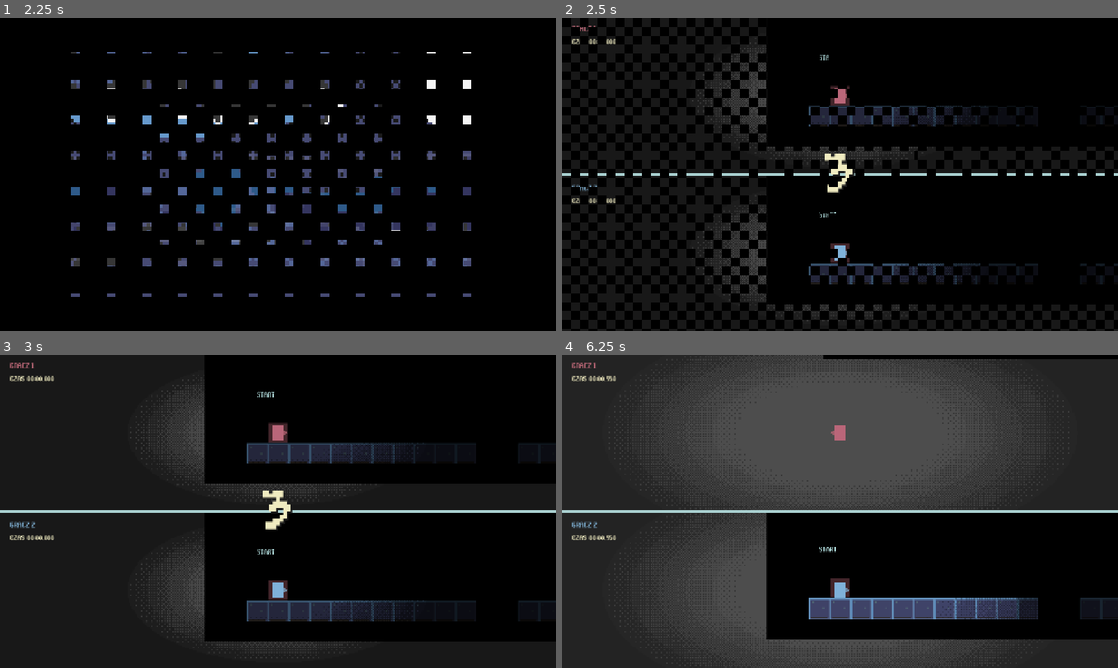
Above: before the commit, frames 1-4 (two rows, left to right).
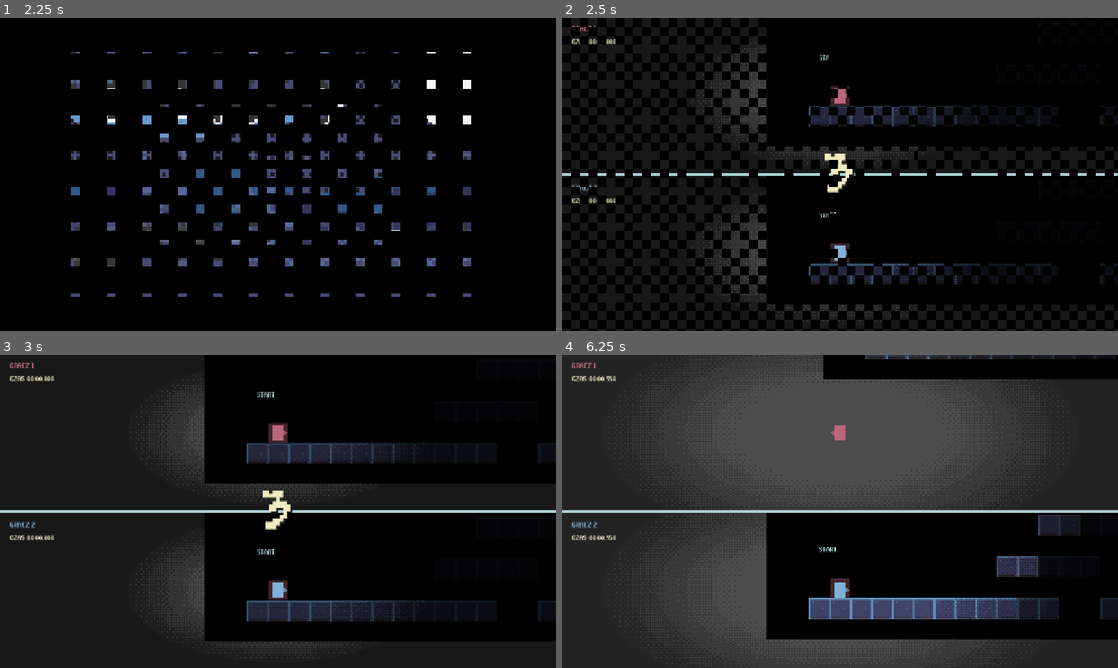
Above: after the commit, the same moments.

Repository: ketr4x/Haven
Game: Godot game, scene res://scenes/game/race.tscn
The game is run twice, just before and just after one commit, with the same random seed, the same clock (stepped at 60 frames per second) and the same inputs. Sound files missing from this copy of the repository are replaced by a short silence.
Inputs (mouse positions are in pixels of both pictures, inside the frame that each line leads up to):
- Up to frame 1 (2.25 s): tap Enter (ui_accept) at 0.5, 2 s; move the mouse to (400, 158) at 0.52 s; hold D (p1_right) 0.53-1.25 s; hold N (new_seed) 0.53-1.25 s; click (400, 158) at 0.67 s; tap W (p1_jump) at 0.77 s; drag from (166, 190) to (250, 237) at 1.27 s; move the mouse to (333, 105) at 2.02 s; hold D (p1_right) from 2.03 s (still down); tap Left (p2_left) at 2.1 s
- Up to frame 2 (2.5 s): keep holding D (p1_right)
- Up to frame 3 (3 s): release D (p1_right) at 2.75 s; drag from (250, 574) to (111, 464) at 2.77 s
- Up to frame 4 (6.25 s): move the mouse to (1006, 558) at 3.52 s; hold A (p1_left) 3.53-4.25 s; hold Down (p2_shout) 3.53-4.25 s; tap W (p1_jump) at 3.77 s; tap R (restart) at 4.15, 4.25 s; drag from (673, 464) to (756, 433) at 4.27 s; tap Enter (ui_accept) at 5 s; move the mouse to (867, 511) at 5.02 s; hold A (p1_left) 5.03-5.75 s; hold E (p1_shout) 5.03-5.75 s; click (867, 511) at 5.17 s; drag from (756, 433) to (728, 527) at 5.77 s

Frame 1 is identical in both runs. In frame 2, less than 0.1% of the frame differs, in the area x 85-97%, y 28-86%; in frame 3, 0.1%; in frame 4, 5.4%, in the area x 47-100%, y 0-85%.

Commit message:
feat(terrain): add breakable walls responsive to shout waves

Diff:
--- a/scenes/effects/audio_feedback.tscn
+++ b/scenes/effects/audio_feedback.tscn
@@ -9,6 +9,7 @@
 [ext_resource type="AudioStream" path="res://assets/audio/wave_bounce.wav" id="7_bounce"]
 [ext_resource type="AudioStream" path="res://assets/audio/echo_return.wav" id="8_return"]
 [ext_resource type="AudioStream" path="res://assets/audio/finish.wav" id="9_finish"]
+[ext_resource type="AudioStream" path="res://assets/audio/wall_break.wav" id="10_break"]
 
 [node name="AudioFeedback" type="Node"]
 script = ExtResource("1_script")
@@ -44,3 +45,7 @@
 [node name="Finish" type="AudioStreamPlayer" parent="."]
 stream = ExtResource("9_finish")
 volume_db = -5.0
+
+[node name="WallBreak" type="AudioStreamPlayer" parent="."]
+stream = ExtResource("10_break")
+volume_db = -6.0
--- a/scenes/game/generator_lab.tscn
+++ b/scenes/game/generator_lab.tscn
@@ -29,6 +29,8 @@
 [ext_resource type="PackedScene" path="res://scenes/levels/chunks/chunk_double_floor_gap.tscn" id="30_double_floor_gap"]
 [ext_resource type="PackedScene" path="res://scenes/levels/chunks/chunk_dead_end_balcony.tscn" id="31_dead_end_balcony"]
 [ext_resource type="PackedScene" path="res://scenes/levels/chunks/chunk_dead_end_well.tscn" id="32_dead_end_well"]
+[ext_resource type="PackedScene" path="res://scenes/levels/chunks/chunk_break_through.tscn" id="33_break_through"]
+[ext_resource type="PackedScene" path="res://scenes/levels/chunks/chunk_wall_blast.tscn" id="34_wall_blast"]
 [ext_resource type="PackedScene" path="res://scenes/levels/chunks/chunk_finish.tscn" id="12_finish"]
 
 [node name="GeneratorLab" type="Node2D"]
@@ -44,7 +46,7 @@
 position = Vector2(120, 650)
 script = ExtResource("2_generator")
 start_chunk = ExtResource("4_start")
-traversal_chunks = Array[PackedScene]([ExtResource("5_flat") …(713 unchanged characters)… lcony"), ExtResource("32_dead_end_well")])
+traversal_chunks = Array[PackedScene]([ExtResource("5_flat") …(713 unchanged characters)… lcony"), ExtResource("32_dead_end_well"), ExtResource("33_break_through"), ExtResource("34_wall_blast")])
 safe_fallback_chunk = ExtResource("5_flat")
 finish_chunk = ExtResource("12_finish")
 traversal_count = 5
--- a/scenes/game/player_world.tscn
+++ b/scenes/game/player_world.tscn
@@ -30,6 +30,8 @@
 [ext_resource type="PackedScene" path="res://scenes/levels/chunks/chunk_double_floor_gap.tscn" id="31_double_floor_gap"]
 [ext_resource type="PackedScene" path="res://scenes/levels/chunks/chunk_dead_end_balcony.tscn" id="32_dead_end_balcony"]
 [ext_resource type="PackedScene" path="res://scenes/levels/chunks/chunk_dead_end_well.tscn" id="33_dead_end_well"]
+[ext_resource type="PackedScene" path="res://scenes/levels/chunks/chunk_break_through.tscn" id="34_break_through"]
+[ext_resource type="PackedScene" path="res://scenes/levels/chunks/chunk_wall_blast.tscn" id="35_wall_blast"]
 [ext_resource type="PackedScene" path="res://scenes/levels/chunks/chunk_finish.tscn" id="13_finish"]
 [ext_resource type="PackedScene" path="res://scenes/effects/sound_wave.tscn" id="11_wave"]
 [ext_resource type="PackedScene" path="res://scenes/effects/reveal_ring.tscn" id="12_ring"]
@@ -51,7 +53,7 @@
 position = Vector2(120, 650)
 script = ExtResource("2_generator")
 start_chunk = ExtResource("5_start")
-traversal_chunks = Array[PackedScene]([ExtResource("6_flat") …(704 unchanged characters)… lcony"), ExtResource("33_dead_end_well")])
+traversal_chunks = Array[PackedScene]([ExtResource("6_flat") …(704 unchanged characters)… lcony"), ExtResource("33_dead_end_well"), ExtResource("34_break_through"), ExtResource("35_wall_blast")])
 safe_fallback_chunk = ExtResource("6_flat")
 finish_chunk = ExtResource("13_finish")
 traversal_count = 15
--- /dev/null
+++ b/scenes/levels/chunks/chunk_break_through.tscn
@@ -0,0 +1,27 @@
+[gd_scene load_steps=4 format=3]
+
+[ext_resource type="Script" path="res://scripts/generator/course_chunk.gd" id="1_chunk"]
+[ext_resource type="TileSet" path="res://resources/tiles/terrain_tileset.tres" id="2_tiles"]
+[ext_resource type="PackedScene" path="res://scenes/terrain/breakable_wall.tscn" id="3_wall"]
+
+[node name="ChunkBreakThrough" type="Node2D"]
+script = ExtResource("1_chunk")
+chunk_id = &"break_through"
+difficulty = 1
+min_width = 384.0
+max_width = 384.0
+requires_shout = true
+terrain_features = Array[StringName]([&"breakable_wall"])
+terrain_cells = Array[Vector2i]([Vector2i(0, 0), Vector2i(1, 0), Vector2i(2, 0), Vector2i(3, 0), Vector2i(4, 0), Vector2i(5, 0), Vector2i(6, 0), Vector2i(7, 0), Vector2i(2, -3), Vector2i(3, -3), Vector2i(4, -3), Vector2i(5, -3)])
+
+[node name="EntryMarker" type="Marker2D" parent="."]
+
+[node name="ExitMarker" type="Marker2D" parent="."]
+position = Vector2(384, 0)
+
+[node name="Terrain" type="TileMapLayer" parent="."]
+position = Vector2(-24, -24)
+tile_set = ExtResource("2_tiles")
+
+[node name="BreakableWall" parent="." instance=ExtResource("3_wall")]
+position = Vector2(192, -72)
--- /dev/null
+++ b/scenes/levels/chunks/chunk_wall_blast.tscn
@@ -0,0 +1,26 @@
+[gd_scene load_steps=4 format=3]
+
+[ext_resource type="Script" path="res://scripts/generator/course_chunk.gd" id="1_chunk"]
+[ext_resource type="TileSet" path="res://resources/tiles/terrain_tileset.tres" id="2_tiles"]
+[ext_resource type="PackedScene" path="res://scenes/terrain/breakable_wall.tscn" id="3_wall"]
+
+[node name="ChunkWallBlast" type="Node2D"]
+script = ExtResource("1_chunk")
+chunk_id = &"wall_blast"
+difficulty = 2
+min_width = 768.0
+max_width = 768.0
+terrain_features = Array[StringName]([&"breakable_wall", &"branching_paths"])
+terrain_cells = Array[Vector2i]([Vector2i(0, 0), Vector2i(1, 0), Vector2i(2, 0), Vector2i(3, 0), Vector2i(4, 0), Vector2i(5, 0), Vector2i(6, 0), Vector2i(7, 0), Vector2i(8, 0), Vector2i(9, 0), Vector2i(10, 0), Vector2i(11, 0), Vector2i(12, 0), Vector2i(13, 0), Vector2i(14, 0), Vector2i(15, 0), Vector2i(7, -3), Vector2i(8, -3), Vector2i(9, -3), Vector2i(3, -2), Vector2i(4, -2), Vector2i(12, -2), Vector2i(13, -2)])
+
+[node name="EntryMarker" type="Marker2D" parent="."]
+
+[node name="ExitMarker" type="Marker2D" parent="."]
+position = Vector2(768, 0)
+
+[node name="Terrain" type="TileMapLayer" parent="."]
+position = Vector2(-24, -24)
+tile_set = ExtResource("2_tiles")
+
+[node name="BreakableWall" parent="." instance=ExtResource("3_wall")]
+position = Vector2(384, -72)
--- /dev/null
+++ b/scenes/terrain/breakable_wall.tscn
@@ -0,0 +1,41 @@
+[gd_scene load_steps=3 format=3]
+
+[ext_resource type="Script" path="res://scripts/terrain/breakable_wall.gd" id="1_wall"]
+
+[sub_resource type="RectangleShape2D" id="RectangleShape2D_wall"]
+size = Vector2(48, 96)
+
+[node name="BreakableWall" type="StaticBody2D"]
+collision_layer = 1
+collision_mask = 0
+script = ExtResource("1_wall")
+
+[node name="CollisionShape2D" type="CollisionShape2D" parent="."]
+shape = SubResource("RectangleShape2D_wall")
+
+[node name="Body" type="Polygon2D" parent="."]
+polygon = PackedVector2Array(-24, -48, 24, -48, 24, 48, -24, 48)
+color = Color(0.180392, 0.2, 0.258824, 1)
+
+[node name="Cracks" type="Polygon2D" parent="."]
+polygon = PackedVector2Array(-8, -45, 2, -22, -15, 0, 4, 22, -8, 45, 0, 45, 10, 24, -4, 0, 7, -23, -5, -45)
+color = Color(0.980392, 0.619608, 0.25098, 0.95)
+
+[node name="DebrisParticles" type="CPUParticles2D" parent="."]
+emitting = false
+amount = 22
+lifetime = 0.55
+one_shot = true
+explosiveness = 0.95
+randomness = 0.4
+lifetime_randomness = 0.3
+emission_shape = 3
+emission_rect_extents = Vector2(18, 40)
+direction = Vector2(1, -0.2)
+spread = 75.0
+gravity = Vector2(0, 680)
+initial_velocity_min = 140.0
+initial_velocity_max = 280.0
+scale_amount_min = 2.5
+scale_amount_max = 5.5
+color = Color(0.980392, 0.619608, 0.25098, 1)
--- a/scripts/effects/audio_feedback.gd
+++ b/scripts/effects/audio_feedback.gd
@@ -11,12 +11,14 @@
 @onready var _wave_bounce: AudioStreamPlayer = $WaveBounce
 @onready var _echo_return: AudioStreamPlayer = $EchoReturn
 @onready var _finish: AudioStreamPlayer = $Finish
+@onready var _wall_break: AudioStreamPlayer = $WallBreak
 
 var _bounce_cooldown_remaining: float = 0.0
 
 func _exit_tree() -> void:
-	for player in [_footstep, _land, _jump, _wall_jump, _shout, _wave_bounce, _echo_return, _finish]:
-		player.stop()
+	for player in [_footstep, _land, _jump, _wall_jump, _shout, _wave_bounce, _echo_return, _finish, _wall_break]:
+		if player != null:
+			player.stop()
 
 
 func _process(delta: float) -> void:
@@ -56,3 +58,8 @@
 
 func play_finish() -> void:
 	_finish.play()
+
+
+func play_wall_break() -> void:
+	if _wall_break != null:
+		_wall_break.play()
--- a/scripts/effects/sonar_grid.gd
+++ b/scripts/effects/sonar_grid.gd
@@ -4,12 +4,14 @@
 signal tile_illuminated(world_cell: Vector2i, tile_kind: int, light_level: float)
 signal wave_bounced(world_position: Vector2, normal: Vector2, bounce_count: int)
 signal wave_absorbed(world_position: Vector2)
+signal wall_broken(world_position: Vector2, world_cell: Vector2i)
 
 enum TileKind {
 	SAFE = 0,
 	HAZARD = 1,
 	BOUNCE_PAD = 2,
 	ABSORBER = 3,
+	BREAKABLE = 4,
 }
 
 enum PulseKind {
@@ -63,6 +65,7 @@
 @export var hazard_tile_color: Color = Color(0.75, 0.41, 0.47, 1.0)
 @export var bounce_pad_tile_color: Color = Color(0.94, 0.92, 0.75, 1.0)
 @export var absorber_tile_color: Color = Color(0.28, 0.29, 0.45, 1.0)
+@export var breakable_tile_color: Color = Color(0.98, 0.62, 0.25, 1.0)
 @export var player_accent_color: Color = Color(0.76, 0.95, 0.95, 1.0)
 
 var grid_origin: Vector2 = Vector2.ZERO
@@ -120,6 +123,8 @@
 			for child in chunk.get_children():
 				if child is StaticBody2D and child.is_in_group(&"sound_absorber"):
 					_register_static_body_cells(generator, child as StaticBody2D, TileKind.ABSORBER, false)
+				elif child is StaticBody2D and child.is_in_group(&"breakable_wall"):
+					_register_static_body_cells(generator, child as StaticBody2D, TileKind.BREAKABLE, false, child)
 
 	var roof := generator.get_node_or_null("Roof") as TileMapLayer
 	if roof != null:
@@ -139,9 +144,13 @@
 		var body := body_variant as StaticBody2D
 		if body == null:
 			continue
-		var kind := TileKind.ABSORBER if body.is_in_group(&"sound_absorber") else TileKind.SAFE
+		var kind := TileKind.SAFE
+		if body.is_in_group(&"sound_absorber"):
+			kind = TileKind.ABSORBER
+		elif body.is_in_group(&"breakable_wall"):
+			kind = TileKind.BREAKABLE
 		var is_floor := body.global_position.y >= floor_y_threshold
-		_register_static_body_cells(null, body, kind, is_floor)
+		_register_static_body_cells(null, body, kind, is_floor, body if kind == TileKind.BREAKABLE else null)
 	queue_redraw()
 
 
@@ -332,11 +341,25 @@
 				wave_absorbed.emit(impact_pos)
 				return false
 
+			if hit_kind == TileKind.BREAKABLE:
+				var pulse_kind := int(ray.get("pulse_kind", PulseKind.RUN))
+				if pulse_kind == PulseKind.SCREAM:
+					_break_wall_at_cell(next_cell, impact_pos, velocity.normalized())
+					_spawn_impact_ripple(impact_pos, breakable_tile_color, 12.0, normal)
+					ray["position"] = next_pos
+					continue
+				else:
+					var wall_node = hit_tile.get("wall_node")
+					if wall_node != null and is_instance_valid(wall_node) and wall_node.has_method("pulse_resonance"):
+						wall_node.pulse_resonance()
+
 			ray["bounce_count"] = bounce_count
 			velocity = velocity.bounce(normal)
 			if hit_kind == TileKind.BOUNCE_PAD:
 				velocity *= 1.12
 				ray["remaining_lifetime"] = float(ray["remaining_lifetime"]) * 0.92
+			elif hit_kind == TileKind.BREAKABLE:
+				ray["remaining_lifetime"] = float(ray["remaining_lifetime"]) * (1.0 - bounce_energy_loss * 0.8)
 			else:
 				ray["remaining_lifetime"] = float(ray["remaining_lifetime"]) * (1.0 - bounce_energy_loss)
 
@@ -598,6 +621,8 @@
 			return bounce_pad_tile_color
 		TileKind.ABSORBER:
 			return absorber_tile_color
+		TileKind.BREAKABLE:
+			return breakable_tile_color
 		_:
 			return safe_tile_color
 
@@ -623,7 +648,7 @@
 	return TileKind.SAFE
 
 
-func _register_cell(world_cell: Vector2i, kind: int, is_floor: bool) -> void:
+func _register_cell(world_cell: Vector2i, kind: int, is_floor: bool, wall_node: Node = null) -> void:
 	var initial_light := floor_min_light_level if is_floor else 0.0
 	var base_color := _base_color_for_kind(kind)
 	tiles[world_cell] = {
@@ -631,6 +656,7 @@
 		"last_hit_color": base_color,
 		"kind": kind,
 		"is_floor": is_floor,
+		"wall_node": wall_node,
 	}
 
 
@@ -638,7 +664,8 @@
 	generator: CourseGenerator,
 	body: StaticBody2D,
 	kind: int,
-	is_floor: bool
+	is_floor: bool,
+	wall_node: Node = null
 ) -> void:
 	var shape_node := body.get_node_or_null("CollisionShape2D") as CollisionShape2D
 	if shape_node == null or shape_node.shape == null:
@@ -657,4 +684,24 @@
 	var max_cell_y := floori((max_pos.y + HALF_GRID - 0.01) / GRID_SIZE)
 	for cx in range(min_cell_x, max_cell_x + 1):
 		for cy in range(min_cell_y, max_cell_y + 1):
-			_register_cell(Vector2i(cx, cy), kind, is_floor)
+			_register_cell(Vector2i(cx, cy), kind, is_floor, wall_node)
+
+
+func _break_wall_at_cell(world_cell: Vector2i, impact_pos: Vector2, impact_dir: Vector2) -> void:
+	if not tiles.has(world_cell):
+		return
+	var hit_tile: Dictionary = tiles[world_cell]
+	var wall_node = hit_tile.get("wall_node")
+	if wall_node != null and is_instance_valid(wall_node):
+		if wall_node.has_method("break_wall"):
+			wall_node.break_wall(impact_dir)
+		var to_remove: Array[Vector2i] = []
+		for cell in tiles.keys():
+			if tiles[cell].get("wall_node") == wall_node:
+				to_remove.append(cell)
+		for cell in to_remove:
+			tiles.erase(cell)
+	else:
+		tiles.erase(world_cell)
+	wall_broken.emit(impact_pos, world_cell)
+	queue_redraw()
--- a/scripts/effects/sound_wave.gd
+++ b/scripts/effects/sound_wave.gd
@@ -3,6 +3,7 @@
 
 signal bounced(position: Vector2, normal: Vector2, bounce_count: int)
 signal absorbed(position: Vector2)
+signal wall_broken(position: Vector2)
 signal returned_to_owner(player: RezonansPlayer, captured_loudness: float, pulse_id: int)
 signal expired
 
@@ -48,6 +49,17 @@
 			queue_free()
 			return
 
+		if collider and collider.is_in_group(&"breakable_wall"):
+			if captured_loudness >= 90.0:
+				if collider.has_method("break_wall"):
+					collider.break_wall(velocity.normalized())
+				wall_broken.emit(collision_position)
+				expired.emit()
+				queue_free()
+				return
+			elif collider.has_method("pulse_resonance"):
+				collider.pulse_resonance()
+
 		bounce_count += 1
 		var normal := collision.get_normal()
 		velocity = velocity.bounce(normal)
--- a/scripts/game/player_world.gd
+++ b/scripts/game/player_world.gd
@@ -71,6 +71,7 @@
 	sonar_grid.set_player_accent_color(accent)
 	add_child(sonar_grid)
 	sonar_grid.wave_bounced.connect(_audio_feedback.play_wave_bounce)
+	sonar_grid.wall_broken.connect(_on_sonar_wall_broken)
 
 	_setup_vignette_overlay(accent)
 	var camera := _player.get_node("Camera2D") as Camera2D
@@ -324,6 +325,13 @@
 	)
 
 
+func _on_sonar_wall_broken(_position: Vector2, _cell: Vector2i) -> void:
+	_audio_feedback.play_wall_break()
+	_vignette_pulse_strength = maxf(_vignette_pulse_strength, 0.45)
+	_update_vignette_uniforms(_vignette_pulse_strength)
+
+
+
 func _on_player_footstep_emitted(_origin: Vector2, _direction: Vector2, _loudness: float) -> void:
 	_audio_feedback.play_footstep()
 
--- a/scripts/generator/course_generator.gd
+++ b/scripts/generator/course_generator.gd
@@ -12,6 +12,7 @@
 @export var mirror_horizontally: bool = false
 @export_range(1, 24) var traversal_count: int = 5
 @export_range(0, 3) var max_noise_foam_chunks: int = 1
+@export_range(0, 4) var max_breakable_wall_chunks: int = 2
 @export_range(0, 6) var max_branching_path_chunks: int = 4
 @export_range(0, 3) var min_wall_climb_chunks: int = 1
 @export_range(0, 6) var max_dead_end_paths: int = 3
@@ -101,6 +102,8 @@
 		var count := int(feature_counts.get(feature, 0))
 		if feature == &"noise_foam" and count >= max_noise_foam_chunks:
 			return false
+		if feature == &"breakable_wall" and count >= max_breakable_wall_chunks:
+			return false
 		if feature == &"branching_paths":
 			var pending_wall_climbs := maxi(0, min_wall_climb_chunks - int(feature_counts.get(&"wall_climb", 0)))
 			if count >= max_branching_path_chunks:
--- /dev/null
+++ b/scripts/terrain/breakable_wall.gd
@@ -0,0 +1,114 @@
+class_name BreakableWall
+extends StaticBody2D
+
+signal broken(position: Vector2)
+signal resonated(position: Vector2)
+
+@export var wall_size: Vector2 = Vector2(48.0, 96.0):
+	set(value):
+		wall_size = value
+		_update_geometry()
+
+@export var wall_color: Color = Color(0.18, 0.20, 0.26, 1.0)
+@export var crack_color: Color = Color(0.98, 0.62, 0.25, 0.95)
+@export var debris_color: Color = Color(0.98, 0.62, 0.25, 1.0)
+
+var is_broken: bool = false
+
+@onready var _collision_shape: CollisionShape2D = $CollisionShape2D
+@onready var _body_visual: Polygon2D = $Body
+@onready var _cracks_visual: Polygon2D = $Cracks
+@onready var _debris_particles: CPUParticles2D = $DebrisParticles
+
+
+func _ready() -> void:
+	add_to_group(&"breakable_wall")
+	_update_geometry()
+	if _debris_particles != null:
+		_debris_particles.emitting = false
+
+
+func _update_geometry() -> void:
+	var half_w := wall_size.x * 0.5
+	var half_h := wall_size.y * 0.5
+
+	if _collision_shape != null:
+		var rect_shape := _collision_shape.shape as RectangleShape2D
+		if rect_shape == null:
+			rect_shape = RectangleShape2D.new()
+			_collision_shape.shape = rect_shape
+		rect_shape.size = wall_size
+
+	if _body_visual != null:
+		_body_visual.color = wall_color
+		_body_visual.polygon = PackedVector2Array([
+			Vector2(-half_w, -half_h),
+			Vector2(half_w, -half_h),
+			Vector2(half_w, half_h),
+			Vector2(-half_w, half_h),
+		])
+
+	if _cracks_visual != null:
+		_cracks_visual.color = crack_color
+		_cracks_visual.polygon = _generate_crack_polygon(half_w, half_h)
+
+	if _debris_particles != null:
+		_debris_particles.emission_rect_extents = Vector2(half_w * 0.8, half_h * 0.8)
+
+
+func _generate_crack_polygon(half_w: float, half_h: float) -> PackedVector2Array:
+	# Jagged, stylized fissure lines through the center of the wall block
+	var w3 := half_w * 0.35
+	var w6 := half_w * 0.65
+	var h4 := half_h * 0.45
+	return PackedVector2Array([
+		Vector2(-w3, -half_h + 3.0),
+		Vector2(2.0, -h4),
+		Vector2(-w6, 0.0),
+		Vector2(4.0, h4),
+		Vector2(-w3, half_h - 3.0),
+		Vector2(0.0, half_h - 3.0),
+		Vector2(half_w * 0.4, h4 + 3.0),
+		Vector2(-w3 + 4.0, 0.0),
+		Vector2(half_w * 0.3, -h4 - 2.0),
+		Vector2(-w3 + 3.0, -half_h + 3.0),
+	])
+
+
+func apply_horizontal_mirror(is_mirrored: bool) -> void:
+	if is_mirrored:
+		position.x = -position.x
+
+
+func pulse_resonance() -> void:
+	if is_broken:
+		return
+	resonated.emit(global_position)
+	if _cracks_visual != null:
+		var tween := create_tween()
+		tween.tween_property(_cracks_visual, "modulate", Color(1.8, 1.4, 1.0, 1.0), 0.08)
+		tween.tween_property(_cracks_visual, "modulate", Color.WHITE, 0.22)
+
+
+func break_wall(impact_direction: Vector2 = Vector2.RIGHT) -> void:
+	if is_broken:
+		return
+	is_broken = true
+
+	if _collision_shape != null:
+		_collision_shape.set_deferred("disabled", true)
+
+	if _body_visual != null:
+		_body_visual.visible = false
+	if _cracks_visual != null:
+		_cracks_visual.visible = false
+
+	if _debris_particles != null:
+		var dir := impact_direction.normalized()
+		if dir.is_zero_approx():
+			dir = Vector2.RIGHT
+		_debris_particles.direction = dir
+		_debris_particles.restart()
+		_debris_particles.emitting = true
+
+	broken.emit(global_position)
--- /dev/null
+++ b/tests/breakable_wall_check.gd
@@ -0,0 +1,131 @@
+extends SceneTree
+
+const BREAKABLE_WALL := preload("res://scripts/terrain/breakable_wall.gd")
+const BREAKABLE_WALL_SCENE := preload("res://scenes/terrain/breakable_wall.tscn")
+const SOUND_WAVE_SCENE := preload("res://scenes/effects/sound_wave.tscn")
+const PLAYER_WORLD_SCENE := preload("res://scenes/game/player_world.tscn")
+const CHUNK_BREAK_THROUGH := preload("res://scenes/levels/chunks/chunk_break_through.tscn")
+
+var _wall_broken_events: int = 0
+var _wall_signal_fired: bool = false
+
+
+func _initialize() -> void:
+	var container := Node2D.new()
+	root.add_child(container)
+
+	# 1. Test basic BreakableWall node properties
+	var wall = BREAKABLE_WALL_SCENE.instantiate()
+	container.add_child(wall)
+	wall.global_position = Vector2(400, 300)
+	await process_frame
+	assert(wall.is_in_group(&"breakable_wall"))
+	assert(not wall.is_broken)
+	var col_shape := wall.get_node("CollisionShape2D") as CollisionShape2D
+	assert(col_shape != null and not col_shape.disabled)
+	var rect := col_shape.shape as RectangleShape2D
+	assert(rect != null and rect.size == Vector2(48, 96))
+
+	# 2. Test SonarGrid static body registration and non-scream wave bounce
+	var sonar := SonarGrid.new()
+	container.add_child(sonar)
+	sonar.wall_broken.connect(_on_sonar_wall_broken)
+	wall.broken.connect(_on_wall_broken)
+	sonar.rebuild_from_static_bodies(container, 800.0)
+
+	var wall_cell_top := sonar.world_to_grid(Vector2(400, 276))
+	var wall_cell_bottom := sonar.world_to_grid(Vector2(400, 324))
+	assert(sonar.tiles.has(wall_cell_top))
+	assert(sonar.tiles.has(wall_cell_bottom))
+	assert(sonar.get_tile_kind(wall_cell_top) == SonarGrid.TileKind.BREAKABLE)
+	assert(sonar.get_tile_kind(wall_cell_bottom) == SonarGrid.TileKind.BREAKABLE)
+
+	# Footstep / run wave pulse (not scream) -> Wall must NOT break
+	sonar.emit_pulse(Vector2(300, 300), Vector2.RIGHT, 16, 1.0, 0, SonarGrid.PulseKind.RUN)
+	for frame in 15:
+		await process_frame
+	assert(not wall.is_broken)
+	assert(not col_shape.disabled)
+	assert(_wall_broken_events == 0)
+	assert(sonar.get_tile_light_level(wall_cell_top) > 0.0 or sonar.get_tile_light_level(wall_cell_bottom) > 0.0)
+
+	# Jump wave pulse -> Wall must NOT break
+	sonar.emit_pulse(Vector2(300, 300), Vector2.RIGHT, 16, 1.0, 0, SonarGrid.PulseKind.JUMP)
+	for frame in 15:
+		await process_frame
+	assert(not wall.is_broken)
+	assert(_wall_broken_events == 0)
+
+	# 3. Scream wave pulse (at E) -> Wall MUST break!
+	sonar.emit_pulse(Vector2(300, 300), Vector2.RIGHT, 32, 1.5, 1, SonarGrid.PulseKind.SCREAM)
+	for frame in 20:
+		await process_frame
+	assert(wall.is_broken)
+	assert(_wall_signal_fired)
+	assert(_wall_broken_events > 0)
+	# After breaking, cells must be removed from SonarGrid so subsequent rays pass through
+	assert(not sonar.tiles.has(wall_cell_top))
+	assert(not sonar.tiles.has(wall_cell_bottom))
+
+	# Clean up initial standalone test nodes
+	container.queue_free()
+	await process_frame
+
+	# 4. Test physics SoundWave interaction with BreakableWall
+	var wall2 = BREAKABLE_WALL_SCENE.instantiate()
+	root.add_child(wall2)
+	wall2.global_position = Vector2(500, 400)
+	await physics_frame
+
+	# Low loudness wave bounces off wall2
+	var wave_low := SOUND_WAVE_SCENE.instantiate() as SoundWave
+	root.add_child(wave_low)
+	wave_low.setup(null, Vector2(420, 400), Vector2.RIGHT, 50.0, 1)
+	for frame in 15:
+		await physics_frame
+	assert(not wall2.is_broken)
+	if is_instance_valid(wave_low):
+		wave_low.queue_free()
+
+	# High loudness wave (Scream wave, 100 loudness) breaks wall2
+	var wave_scream := SOUND_WAVE_SCENE.instantiate() as SoundWave
+	root.add_child(wave_scream)
+	wave_scream.setup(null, Vector2(420, 400), Vector2.RIGHT, 100.0, 2)
+	for frame in 15:
+		await physics_frame
+	assert(wall2.is_broken)
+	wall2.queue_free()
+	await process_frame
+
+	# 5. Test PlayerWorld integration & CourseChunk generation with breakable walls
+	var world := PLAYER_WORLD_SCENE.instantiate() as PlayerWorld
+	root.add_child(world)
+	await process_frame
+	world.generate_course(12_345)
+	await physics_frame
+	assert(world.sonar_grid != null)
+
+	# Verify ChunkBreakThrough geometry and metadata
+	var chunk_instance := CHUNK_BREAK_THROUGH.instantiate() as CourseChunk
+	root.add_child(chunk_instance)
+	await physics_frame
+	assert(chunk_instance.has_valid_grid_geometry())
+	assert(chunk_instance.requires_shout)
+	assert(chunk_instance.terrain_features.has(&"breakable_wall"))
+	var chunk_wall := chunk_instance.get_node_or_null("BreakableWall")
+	assert(chunk_wall != null)
+	assert(chunk_wall.is_in_group(&"breakable_wall"))
+	chunk_instance.queue_free()
+	world.queue_free()
+	await process_frame
+
+	print("Breakable wall check passed successfully.")
+	quit()
+
+
+func _on_sonar_wall_broken(_pos: Vector2, _cell: Vector2i) -> void:
+	_wall_broken_events += 1
+
+
+func _on_wall_broken(_pos: Vector2) -> void:
+	_wall_signal_fired = true
--- a/tests/seeded_generator_check.gd
+++ b/tests/seeded_generator_check.gd
@@ -61,8 +61,9 @@
 		for cell in chunk.terrain_cells:
 			assert(terrain.get_cell_source_id(cell) == 0)
 		for body in chunk.find_children("*", "StaticBody2D", true, false):
-			assert(body.is_in_group(&"sound_absorber"))
+			assert(body.is_in_group(&"sound_absorber") or body.is_in_group(&"breakable_wall"))
 	assert(int(feature_counts.get(&"noise_foam", 0)) <= generator.max_noise_foam_chunks)
+	assert(int(feature_counts.get(&"breakable_wall", 0)) <= generator.max_breakable_wall_chunks)
 	assert(int(feature_counts.get(&"branching_paths", 0)) <= generator.max_branching_path_chunks)
 	assert(int(feature_counts.get(&"wall_climb", 0)) >= generator.min_wall_climb_chunks)
 	assert(int(feature_counts.get(&"dead_end_paths", 0)) <= generator.max_dead_end_paths)
Not shown: 1 places in scenes/effects/audio_feedback.tscn that only renumber resources
Not shown: 1 places in scenes/game/generator_lab.tscn that only renumber resources
Not shown: 1 places in scenes/game/player_world.tscn that only renumber resources
Not shown, added: scripts/terrain/breakable_wall.gd.uid
Not shown, added: tests/breakable_wall_check.gd.uid
Not shown, changed: AGENTS.md
Not shown, added: assets/audio/wall_break.wav
